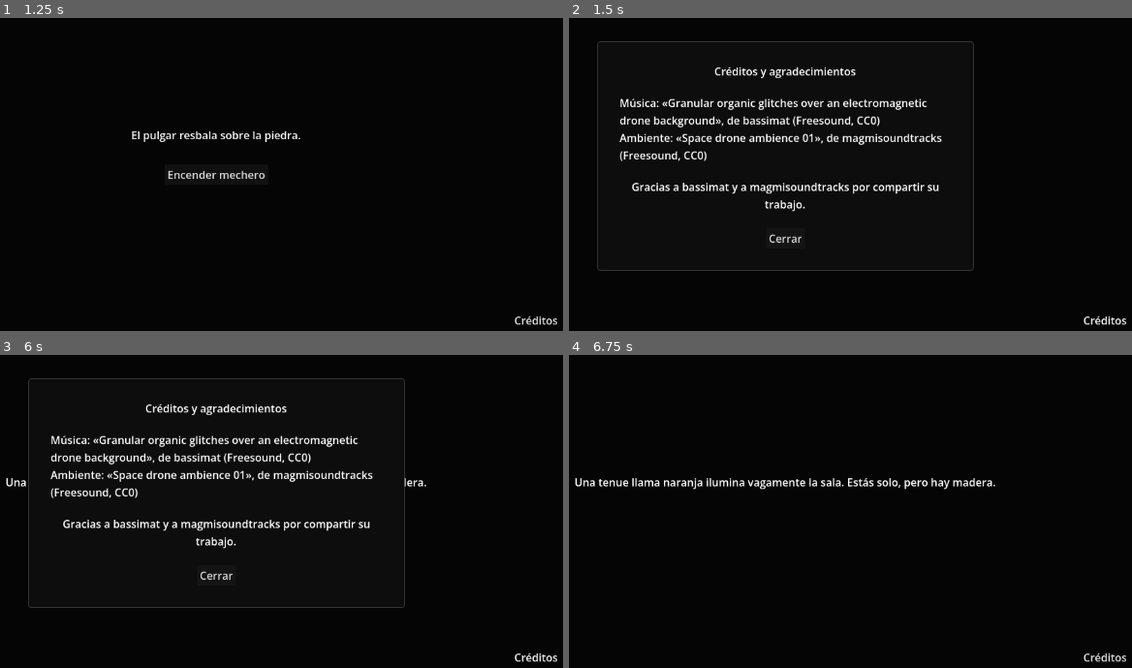
Above: before the commit, frames 1-4 (two rows, left to right).
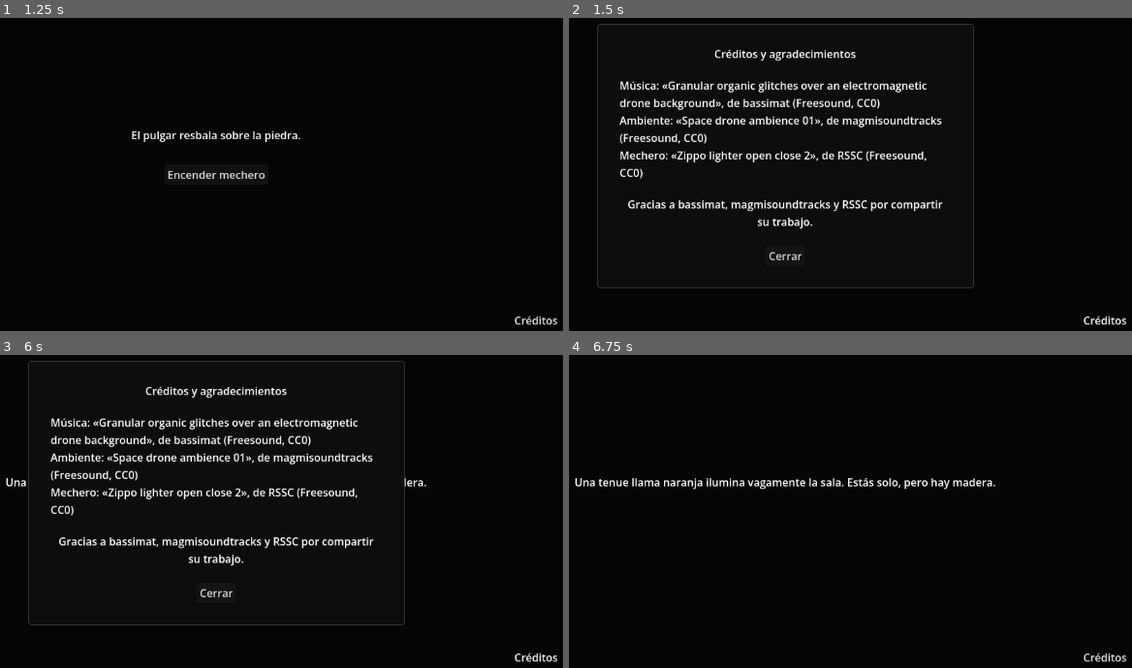
Above: after the commit, the same moments.

Repository: Itros97/GrimWorld
Game: Godot game, scene res://ui/main_screen.tscn
Two runs of this game, one before a commit and one after it. Both use one fixed random seed, a clock stepped at 60 frames per second and the inputs below.
Inputs:
- Up to frame 1 (1.25 s): click "Encender mechero" at 0.5 s
- Up to frame 2 (1.5 s): click "Créditos" at 1.25 s
- Up to frame 3 (6 s): click "Cerrar" at 2 s; click "Encender mechero" at 2.75 s; click "Créditos" at 3.5 s; click "Cerrar" at 4.25 s; click "Encender mechero" at 5 s; click "Créditos" at 5.75 s
- Up to frame 4 (6.75 s): click "Cerrar" at 6.5 s

Frame 1 is identical in both runs. In frame 2, 8.3% of the frame differs, in the area x 4-72%, y 1-87%; in frame 3, 8.3%; in frame 4, nothing differs.

Commit message:
feat(audio): replace lighter sound with RSSC's zippo open
The zippo recording is split into open and close clips; the open one
plays on every attempt. The lit-room ambience now settles at -8 dB.

Co-Authored-By: Claude Opus 5.5 <noreply@anthropic.com>

Diff:
--- a/data/credits.json
+++ b/data/credits.json
@@ -14,7 +14,14 @@
 			"author": "magmisoundtracks",
 			"source": "Freesound",
 			"licence": "CC0"
+		},
+		{
+			"role": "Mechero",
+			"work": "Zippo lighter open close 2",
+			"author": "RSSC",
+			"source": "Freesound",
+			"licence": "CC0"
 		}
 	],
-	"thanks": "Gracias a bassimat y a magmisoundtracks por compartir su trabajo."
+	"thanks": "Gracias a bassimat, magmisoundtracks y RSSC por compartir su trabajo."
 }
--- a/managers/audio_manager.gd
+++ b/managers/audio_manager.gd
@@ -5,7 +5,7 @@
 const MUSIC_PATH := "res://assets/music/main_screen.ogg"
 const LIT_AMBIENCE_PATH := "res://assets/sounds/lit_ambience.mp3"
 const FLINT_PATHS : Array[String] = [
-	"res://assets/sounds/lighter.wav",
+	"res://assets/sounds/zippo_open.wav",
 ]
 
 const MUSIC_BUS := &"Music"
@@ -14,6 +14,7 @@
 
 const FLINT_PITCH_SPREAD := 1.1
 const LIGHTER_LIT_FADE_SECONDS := 1.5
+const LIT_AMBIENCE_DB := -8.0
 const SILENT_DB := -40.0
 
 var _music : AudioStreamPlayer
@@ -40,7 +41,7 @@
 	_lit_ambience.volume_db = SILENT_DB
 	_lit_ambience.play()
 	var tween := create_tween().set_parallel()
-	tween.tween_property(_lit_ambience, "volume_db", 0.0, LIGHTER_LIT_FADE_SECONDS)
+	tween.tween_property(_lit_ambience, "volume_db", LIT_AMBIENCE_DB, LIGHTER_LIT_FADE_SECONDS)
 	tween.tween_property(_music, "volume_db", SILENT_DB, LIGHTER_LIT_FADE_SECONDS)
 	tween.chain().tween_callback(_music.stop)
 
Not shown, changed: README.md
